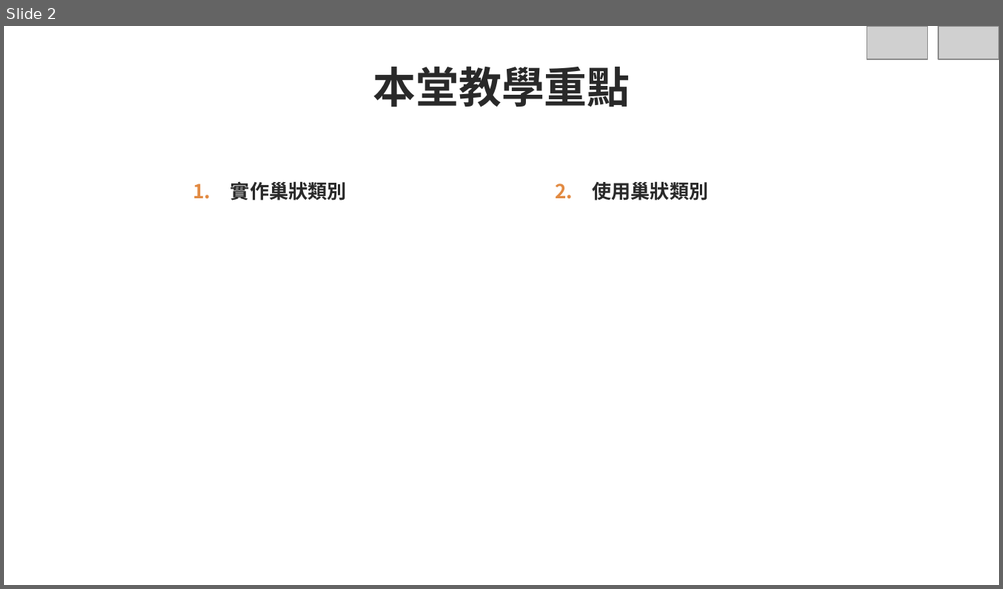
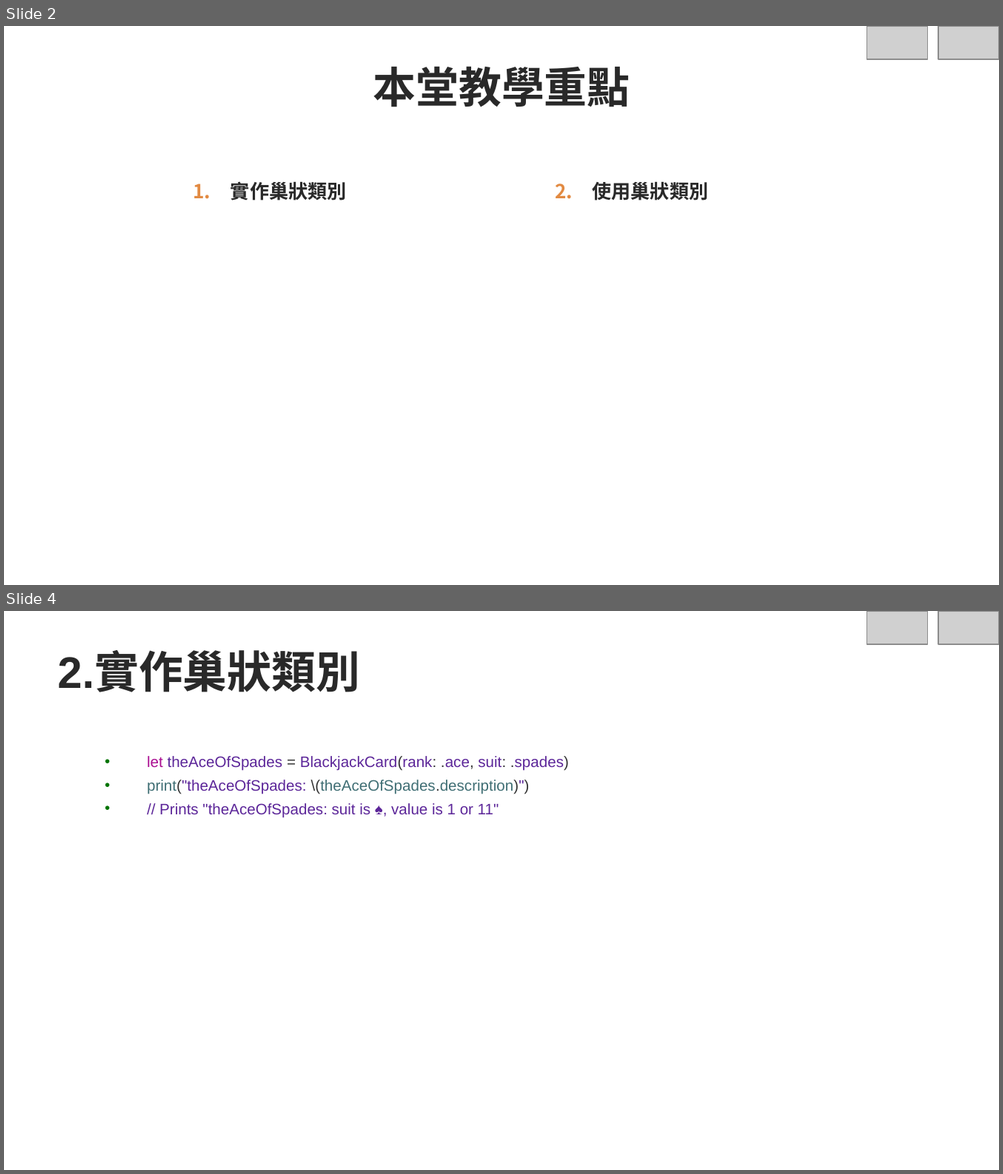
Before and after one commit to roberthsu2003/Iphone1, a slide deck: iOS行動程式基礎開發上架20堂課/第17堂課自動調整高度的儲存格/swift-巢狀類別.pptx. Shown one above the other, each under a label of ours: slide 2 before the commit, slides 2 and 4 after it; the slides between them are not shown. The pictures are 1003x589 and 1003x1174 pixels, drawn with LibreOffice and Linux fonts; fonts in the diff are those of the drawing; grey boxes stand for pictures; background and template pictures are left out. Boxes give left, top, right and bottom in pixels: in the first picture for what was removed or moved away, otherwise in the second. Text is boxed around its words. In the diff, an @@ line names an element or a change of style, - is before the commit and + after.

```diff
--- a/iOS行動程式基礎開發上架20堂課/第17堂課自動調整高度的儲存格/swift-巢狀類別.pptx
+++ b/iOS行動程式基礎開發上架20堂課/第17堂課自動調整高度的儲存格/swift-巢狀類別.pptx
@@ slide 4 added at <box>4,611,999,1170</box>, background picture (left out) @@
@@ picture added at <box>866,611,927,644</box> @@
@@ picture added at <box>938,611,999,644</box> @@
@@ title added at <box>57,652,359,692</box>, 32 pt, text #292929, bold @@
+2.實作巢狀類別
@@ text added at <box>147,756,569,818</box>, 11 pt, text #5C2699 @@
+• let theAceOfSpades = BlackjackCard(rank: .ace, suit: .spades)
+• print("theAceOfSpades: \(theAceOfSpades.description)")
+• // Prints "theAceOfSpades: suit is ♠, value is 1 or 11"
@@ page number added at <box>960,1137,979,1162</box>, 10 pt, text #FFFFFF @@
+4
```
Also in this commit, not shown: 2 slides changed, 49 other files.
